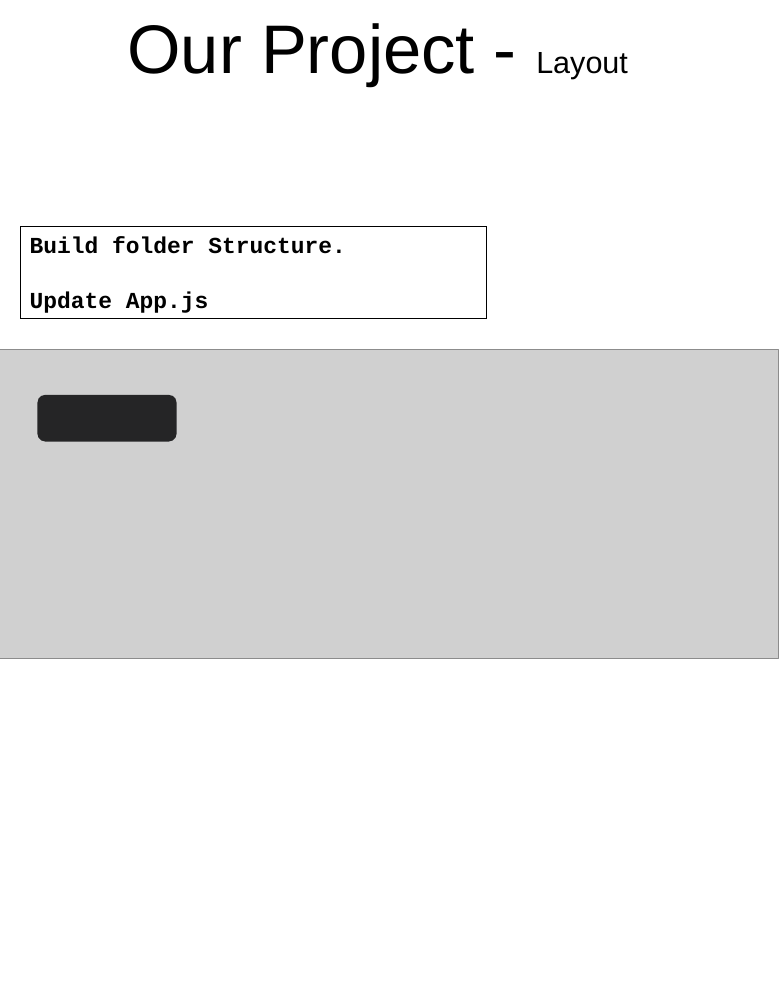
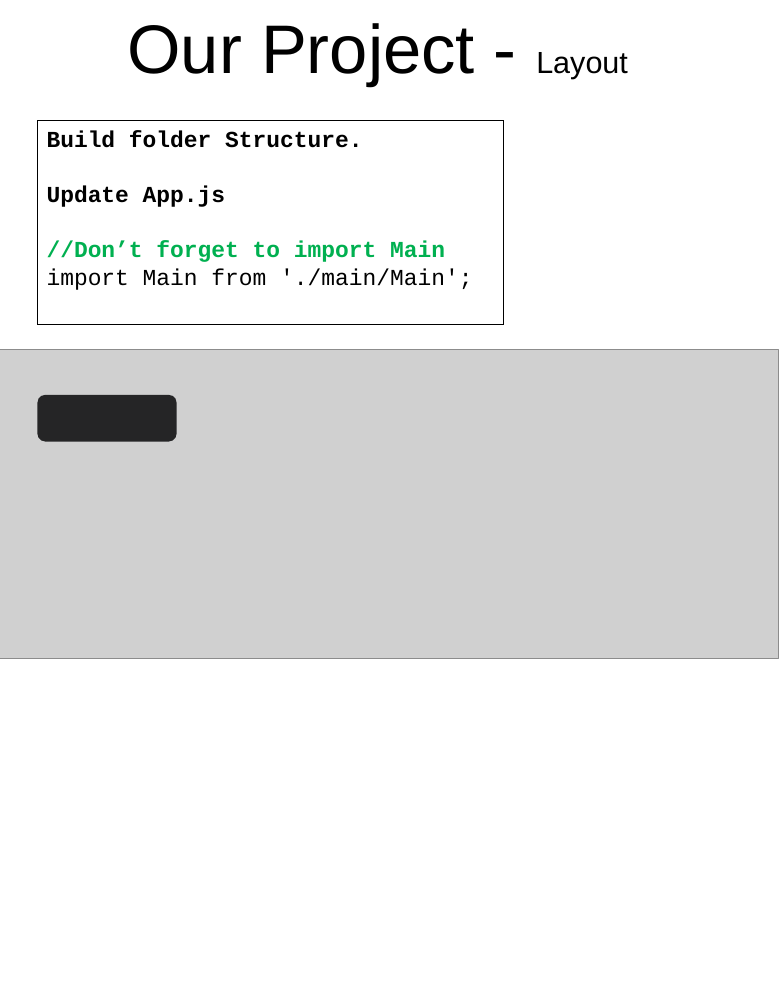
Before and after one commit to scorpion0511/mytracker, a slide deck: slide 28 of doc/React.pptx. Drawn at 779x1008 pixels with LibreOffice and Linux fonts; fonts in the diff are those of the drawing; grey boxes stand for pictures. Boxes give left, top, right and bottom in pixels: in the first picture for what was removed or moved away, otherwise in the second. Text is boxed around its words. In the diff, an @@ line names an element or a change of style, - is before the commit and + after.

```diff
--- a/doc/React.pptx
+++ b/doc/React.pptx
@@ rectangle "Build folder Structure.": place and size @@
-rectangle "Build folder Structure." at (20, 226, 487, 319)
+rectangle "Build folder Structure." at (38, 120, 504, 324)
@@ text in rectangle at (47, 241, 472, 290): paragraph added @@
+//Don’t forget to import Main
+import Main from './main/Main';
```
Also in this commit, not shown: 10 other slides changed, 1 slide added.
